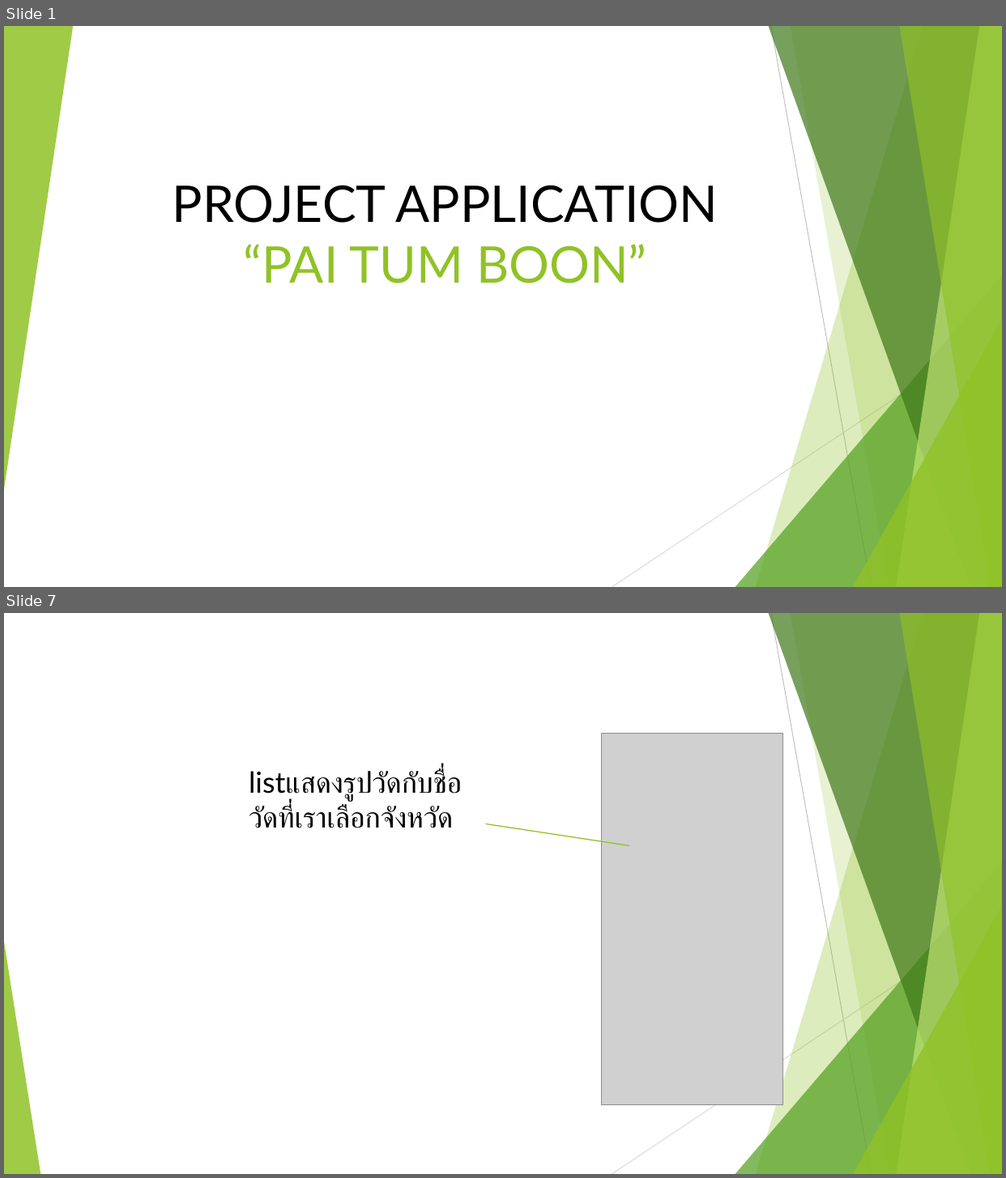
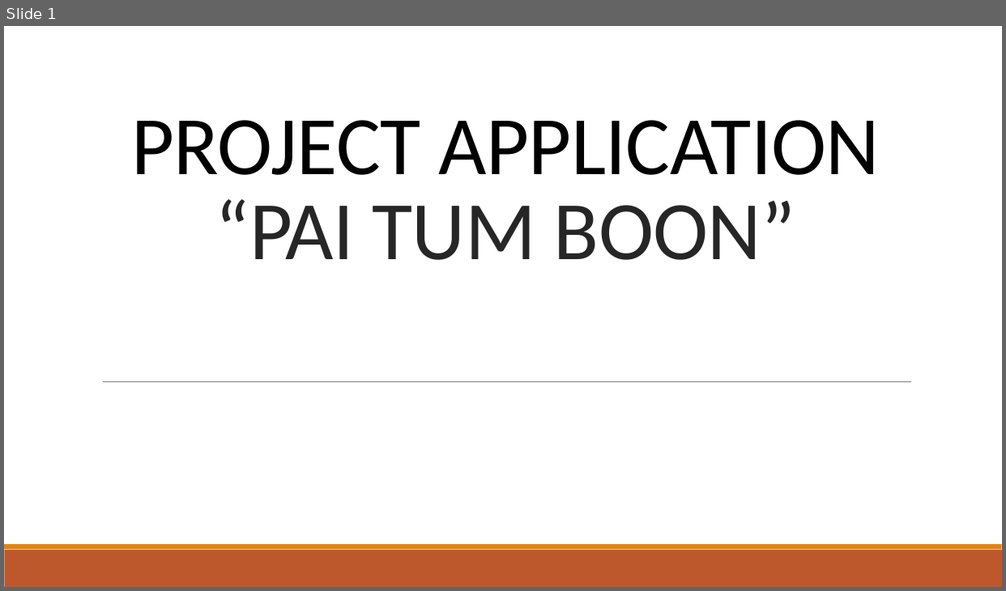
Before and after one commit to entenxl123/New, a slide deck: PROJECT.pptx. Shown one above the other, each under a label of ours: slides 1 and 7 before the commit, slide 1 after it; the slides between them are not shown. The pictures are 1006x1178 and 1006x591 pixels, drawn with LibreOffice and Linux fonts; fonts in the diff are those of the drawing; grey boxes stand for pictures. Boxes give left, top, right and bottom in pixels: in the first picture for what was removed or moved away, otherwise in the second. Text is boxed around its words. In the diff, an @@ line names an element or a change of style, - is before the commit and + after.

```diff
--- a/PROJECT.pptx
+++ b/PROJECT.pptx
@@ slide 7 removed at box(4, 613, 1002, 1174), background #FFFFFF; not listed: 9 template elements that a slide beside it also shows @@
@@ picture removed at box(602, 734, 783, 1105) @@
@@ text removed at box(249, 768, 462, 828) @@
-listแสดงรูปวัดกับชื่อวัดที่เราเลือกจังหวัด
@@ line removed from (629, 845) to (486, 824) @@
@@ triangle removed at box(4, 942, 40, 1174) @@
@@ slide 1 changed as well @@
@@ group removed at box(4, 26, 1002, 587): 5 freeform shapes, 3 triangles, 2 lines @@
@@ title "PROJECT APPLICATION “PAI TUM BOON”": place and size @@
-title "PROJECT APPLICATION “PAI TUM BOON”" at box(172, 185, 718, 284)
+title "PROJECT APPLICATION “PAI TUM BOON”" at box(131, 120, 880, 260)
@@ title "PROJECT APPLICATION “PAI TUM BOON”" at box(131, 120, 880, 260): size 48.6 to 80 pt, font Lato to Calibri, letter spacing 0 to -0.5 pt; text colour #90C226 to #262626 in "“PAI TUM BOON”"; line spacing 1 to 0.85 @@
@@ line added from (103, 382) to (911, 382), #808080 0.5 pt @@
@@ rectangle added at box(4, 550, 1002, 587), fill #BD582C @@
@@ rectangle added at box(4, 544, 1002, 550), fill #E48312 @@
```
Also in this commit, not shown: 4 other slides changed, 5 slides added, 3 other slides removed, 2 other files.
